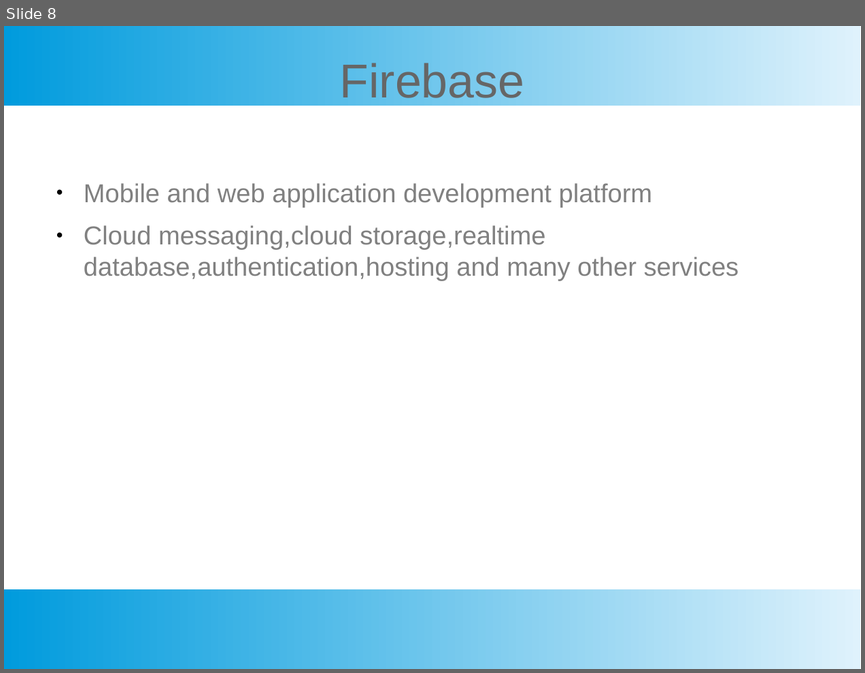
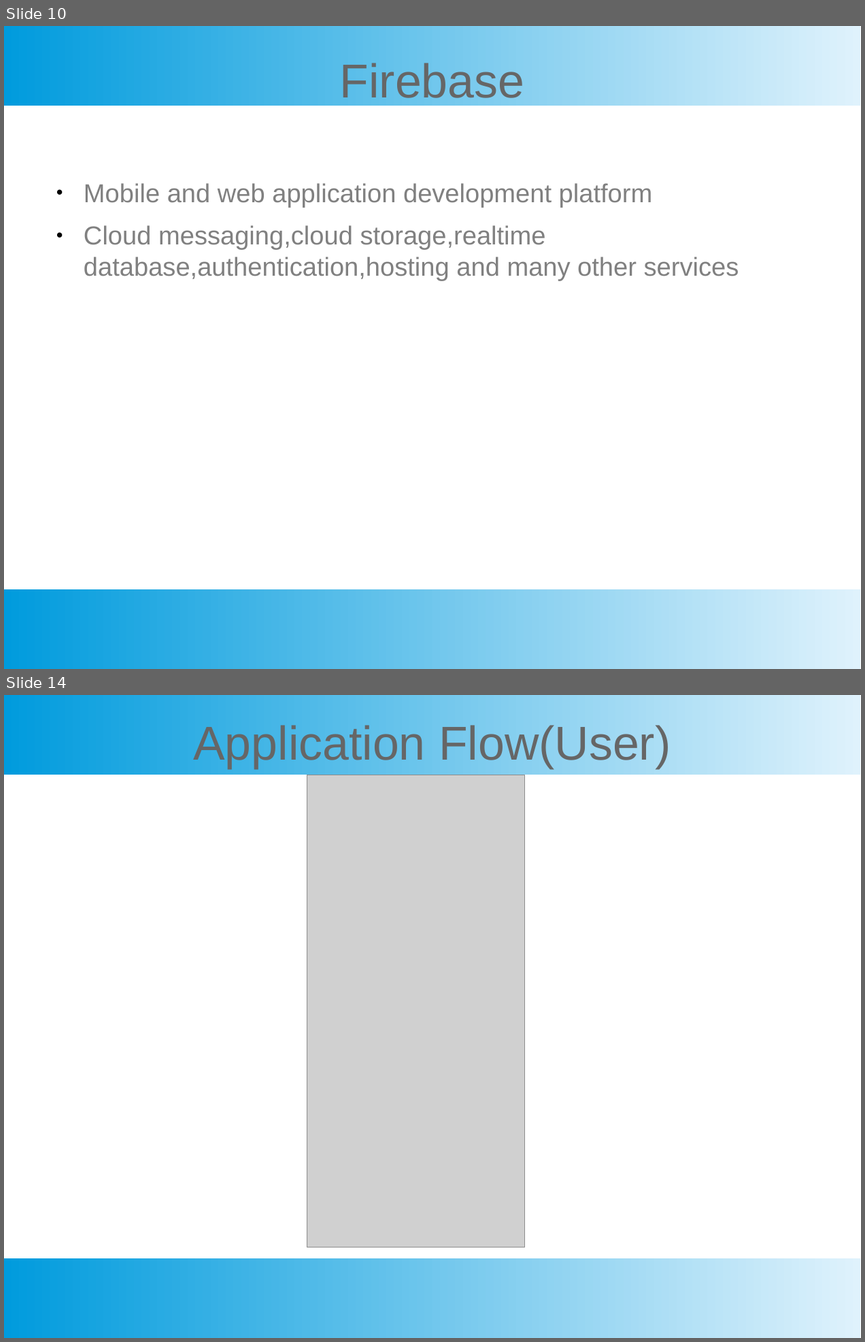
Before and after one commit to heinyekyaw/URSPPP, a slide deck: shout yay.pptx. Shown one above the other, each under a label of ours: slide 8 before the commit, slides 10 and 14 after it; the slides between them are not shown. The pictures are 865x673 and 865x1342 pixels, drawn with LibreOffice and Linux fonts; fonts in the diff are those of the drawing; grey boxes stand for pictures. Boxes give left, top, right and bottom in pixels: in the first picture for what was removed or moved away, otherwise in the second. Text is boxed around its words. In the diff, an @@ line names an element or a change of style, - is before the commit and + after.

```diff
--- a/shout yay.pptx
+++ b/shout yay.pptx
@@ slide 14 added at <box>4,695,861,1338</box>, background #FFFFFF; not listed: 2 template elements that a slide beside it also shows @@
@@ text added at <box>193,725,670,768</box>, 44 pt, text #666666 @@
+Application Flow(User)
@@ picture added at <box>307,775,525,1247</box> @@
@@ what was slide 8 is now slide 10 @@
```
Also in this commit, not shown: 5 slides changed, 11 other slides added.
